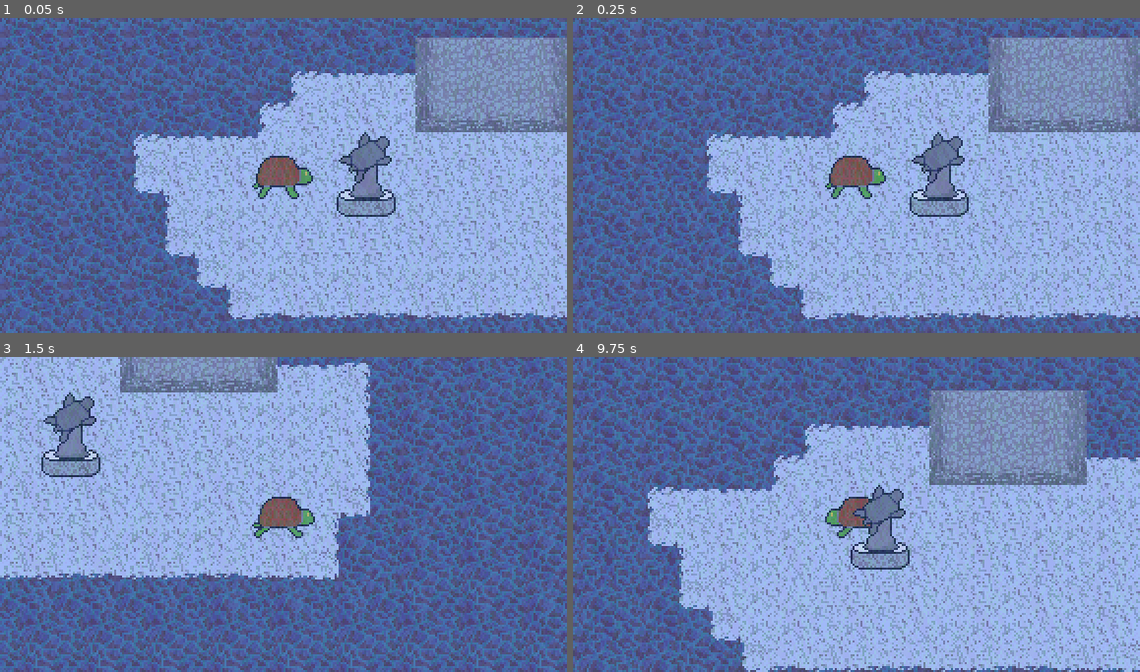
Above: before the commit, frames 1-4 (two rows, left to right).
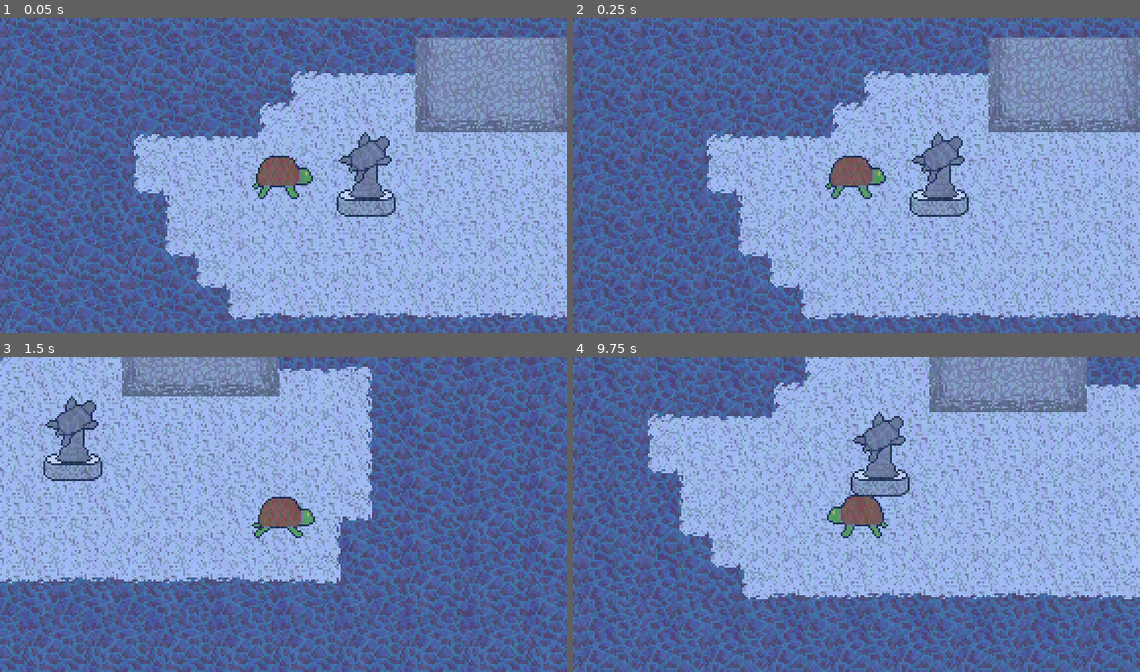
Above: after the commit, the same moments.

Repository: Tsunami014/Undersea
Game: Godot game, scene res://main.tscn
The game is run twice, just before and just after one commit, with the same random seed, the same clock (stepped at 60 frames per second) and the same inputs.
Inputs:
- Up to frame 1 (0.05 s): no input
- Up to frame 2 (0.25 s): no input
- Up to frame 3 (1.5 s): hold Right (right) 0.53-1.28 s; hold Down (down) from 1.28 s (still down)
- Up to frame 4 (9.75 s): release Down (down) at 2.03 s; hold Right (right) 2.03-2.78 s; hold Up (up) 2.78-3.53 s; hold Left (left) 3.53-5.03 s; hold Down (down) 5.03-5.78 s; hold Right (right) 5.78-6.53 s; hold Up (up) 6.53-7.28 s; hold Right (right) 7.28-8.03 s; hold Down (down) 8.03-8.78 s; hold Left (left) 8.78-9.53 s; hold Up (up) from 9.53 s (still down)

The runs differ from the first frame. In frame 3, 44% of the frame differs, in the area x 0-100%, y 0-100%; in frame 4, 69%.

Commit message:
Improved the statue
And gave it collision

Diff:
--- a/main.tscn
+++ b/main.tscn
@@ -51,6 +51,9 @@
 [sub_resource type="AtlasTexture" id="AtlasTexture_7mycd"]
 atlas = ExtResource("4_1bvp3")
 region = Rect2(64, 0, 32, 48)
+
+[sub_resource type="CapsuleShape2D" id="CapsuleShape2D_kek77"]
+radius = 6.0
 
 [node name="Node2D" type="Node2D"]
 
@@ -112,7 +115,14 @@
 xdir = -1.0
 ydir = -0.8
 
-[node name="Tileset" type="Sprite2D" parent="."]
+[node name="Statue" type="Sprite2D" parent="."]
 material = SubResource("ShaderMaterial_7mycd")
 position = Vector2(103, 83)
 texture = SubResource("AtlasTexture_7mycd")
+
+[node name="StaticBody2D" type="StaticBody2D" parent="Statue"]
+
+[node name="CollisionShape2D" type="CollisionShape2D" parent="Statue/StaticBody2D"]
+position = Vector2(0, 17)
+rotation = 1.5707964
+shape = SubResource("CapsuleShape2D_kek77")
Binary file changed: assets/tileset.aseprite
Binary file changed: assets/tileset.png
Not shown: 1 places in main.tscn that only renumber resources
